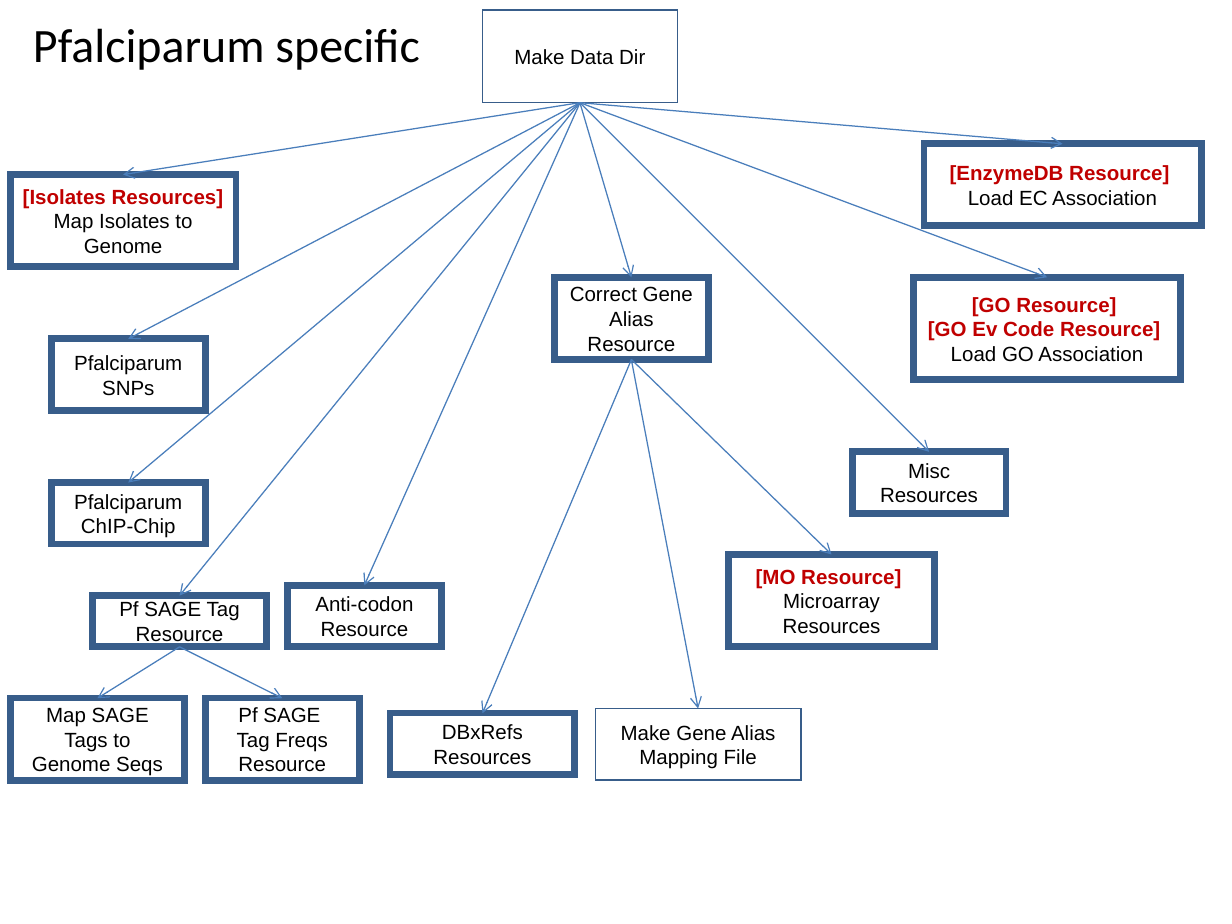
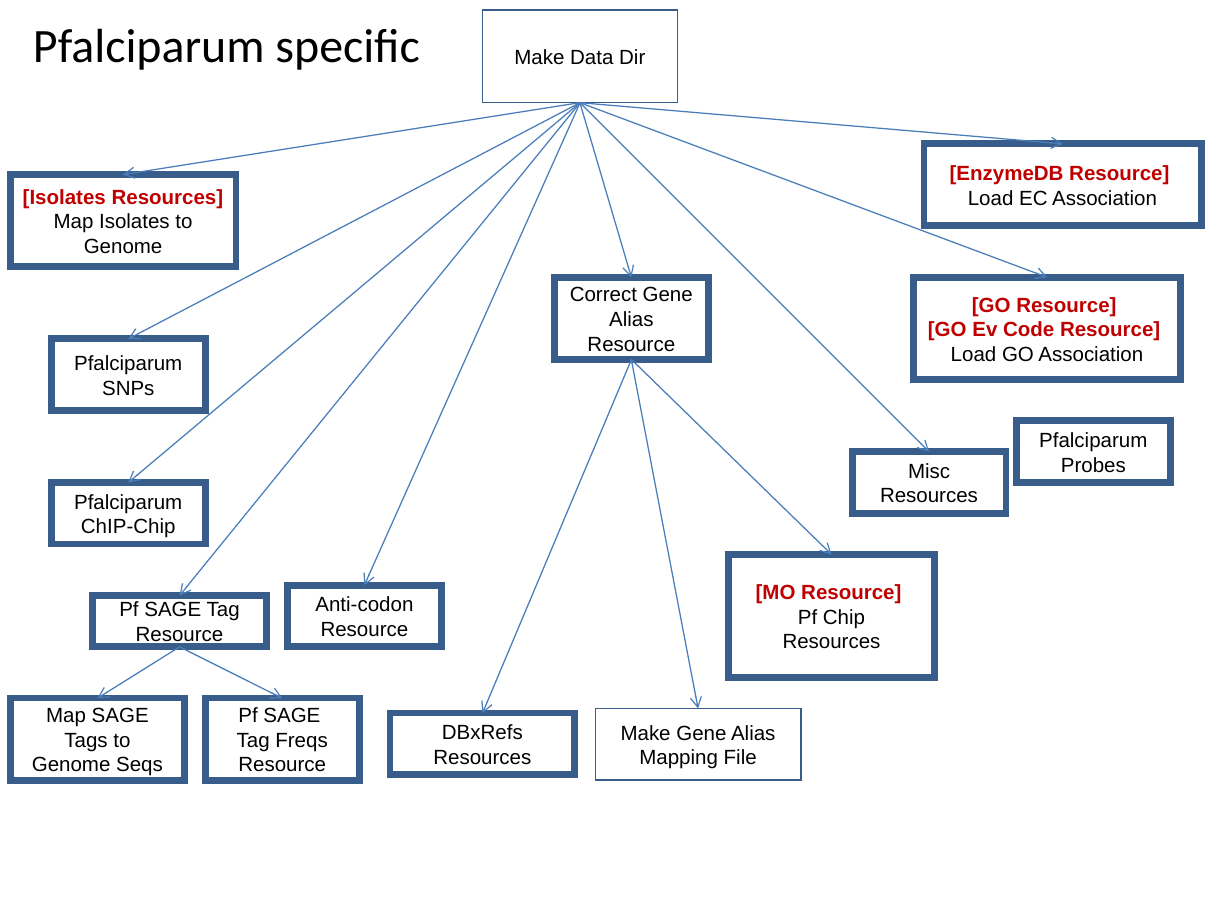
Before and after one commit to VEuPathDB/ApiCommonWorkflow, a slide deck: slide 10 of Main/doc/IntegratedWorkflow.ppt. Drawn at 1232x924 pixels with LibreOffice and Linux fonts; fonts in the diff are those of the drawing. Boxes give left, top, right and bottom in pixels: in the first picture for what was removed or moved away, otherwise in the second. Text is boxed around its words. In the diff, an @@ line names an element or a change of style, - is before the commit and + after.

```diff
--- a/Main/doc/IntegratedWorkflow.ppt
+++ b/Main/doc/IntegratedWorkflow.ppt
@@ rectangle added at bbox=[1016, 421, 1170, 483], outline #385D8A 4 pt, 12 pt, text #000000 @@
+Pfalciparum Probes
@@ rectangle "[MO Resource]": place and size @@
-rectangle "[MO Resource]" at bbox=[729, 554, 935, 647]
+rectangle "[MO Resource]" at bbox=[729, 554, 935, 678]
@@ text in rectangle at bbox=[798, 609, 865, 629]: text changed @@
-Microarray
+Pf Chip
```
Also in this commit, not shown: 2 other slides changed, 2 slides added.
